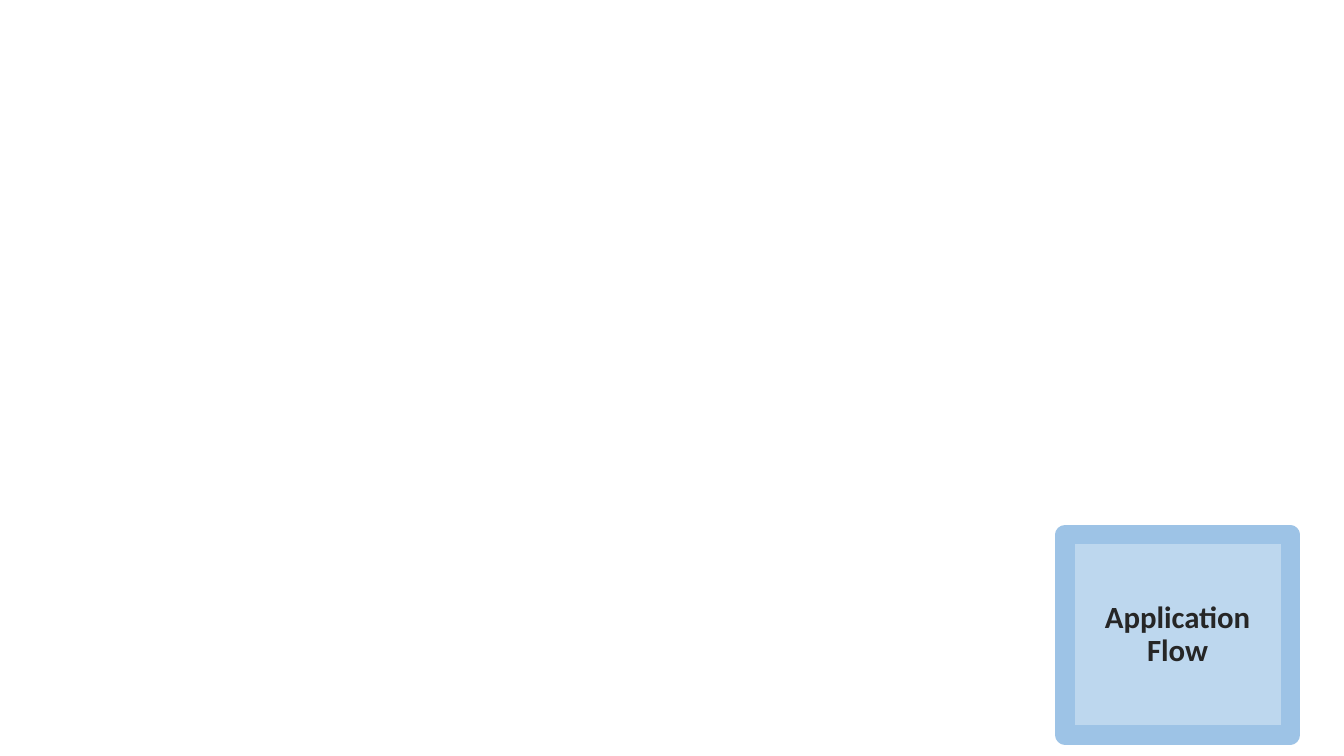
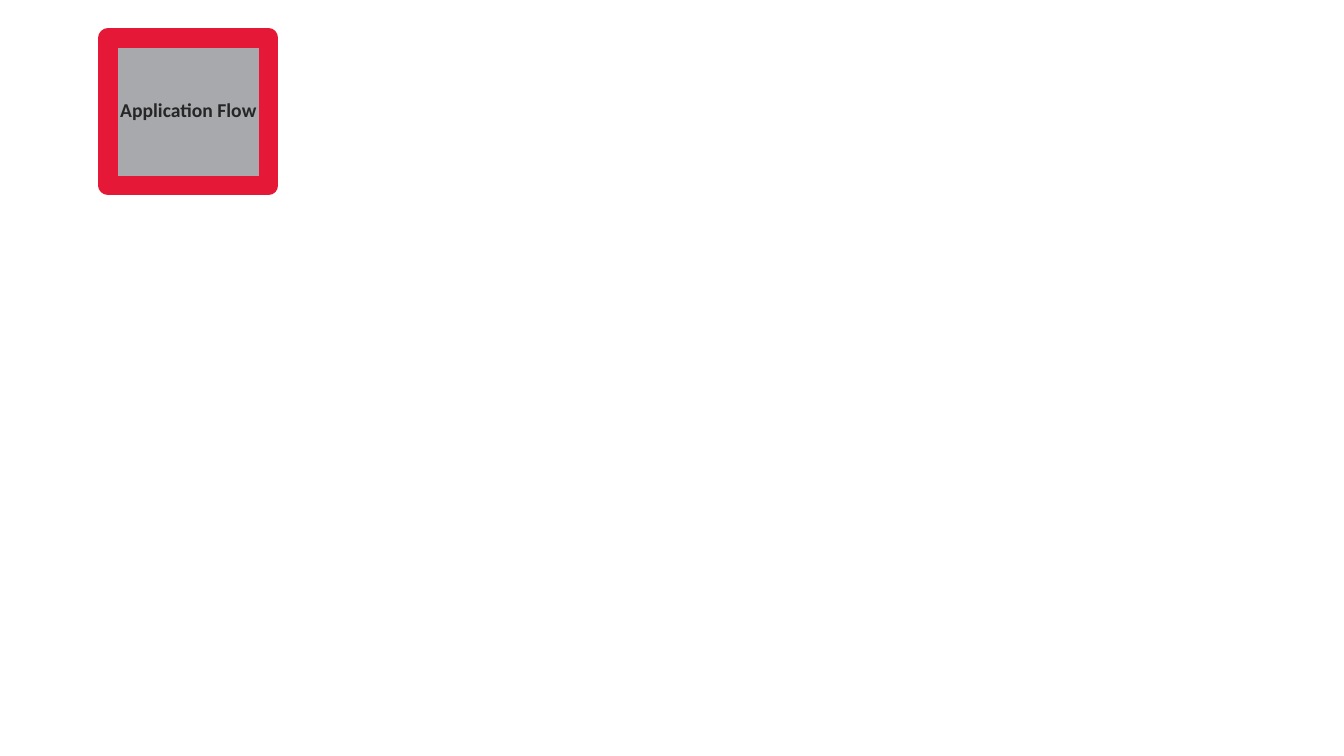
Before and after one commit to PranavMistry1987/OrganicAppDocumentation, a slide deck: slide 2 of CFS Azure Native Developer Training.pptx. Drawn at 1344x756 pixels with LibreOffice and Linux fonts; fonts in the diff are those of the drawing; background and template pictures are left out. Boxes give left, top, right and bottom in pixels: in the first picture for what was removed or moved away, otherwise in the second. Text is boxed around its words. In the diff, an @@ line names an element or a change of style, - is before the commit and + after.

```diff
--- a/CFS Azure Native Developer Training.pptx
+++ b/CFS Azure Native Developer Training.pptx
@@ title "Application Flow": place and size @@
-title "Application Flow" at box(1066, 535, 1291, 736)
+title "Application Flow" at box(108, 38, 269, 186)
@@ title "Application Flow" at box(108, 38, 269, 186): size 22 to 14 pt; fill #BDD7EE to #A7A9AC; outline #9DC3E6 13.75 pt to #E51937 13.75 pt @@
```
Also in this commit, not shown: 3 other slides changed.
